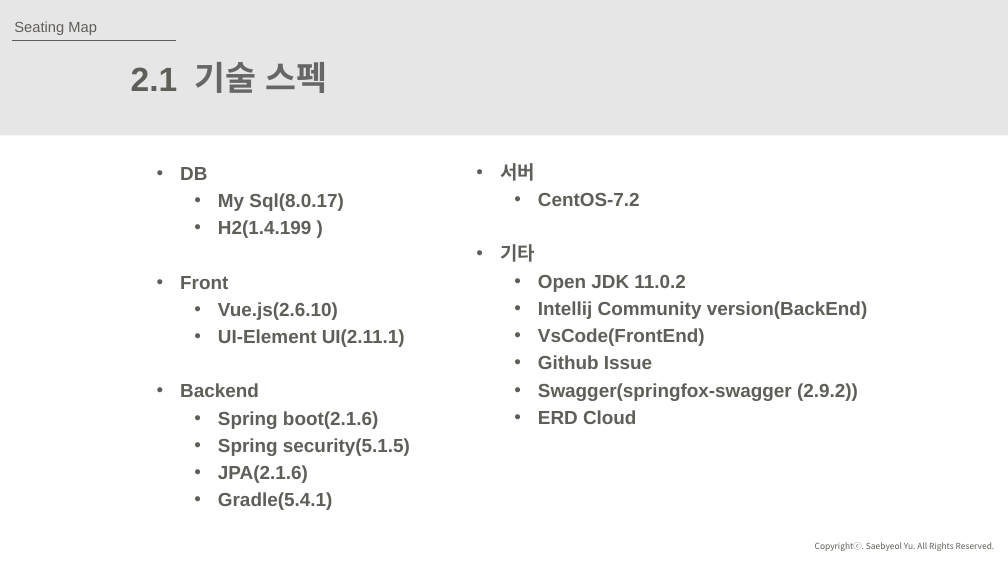
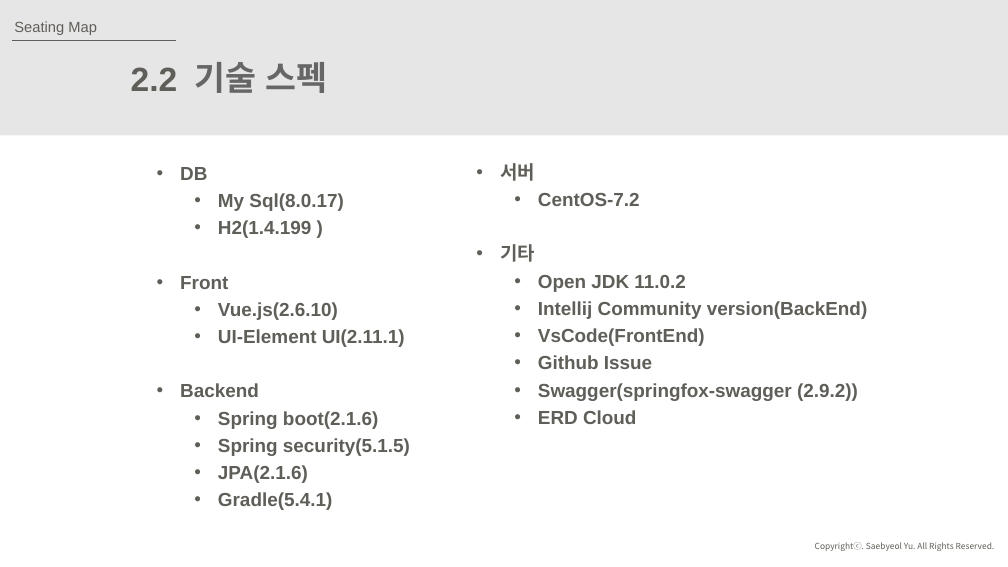
Before and after one commit to JuJinPark/interproject-process, a slide deck: slide 9 of 발표/internProject(20191015).pptx. Drawn at 1008x567 pixels with LibreOffice and Linux fonts; fonts in the diff are those of the drawing. Boxes give left, top, right and bottom in pixels: in the first picture for what was removed or moved away, otherwise in the second. Text is boxed around its words. In the diff, an @@ line names an element or a change of style, - is before the commit and + after.

```diff
--- a/발표/internProject(20191015).pptx
+++ b/발표/internProject(20191015).pptx
@@ text at box(131, 67, 178, 91): text changed @@
-2.1
+2.2
```
Also in this commit, not shown: 10 other slides changed, 3 slides added.
